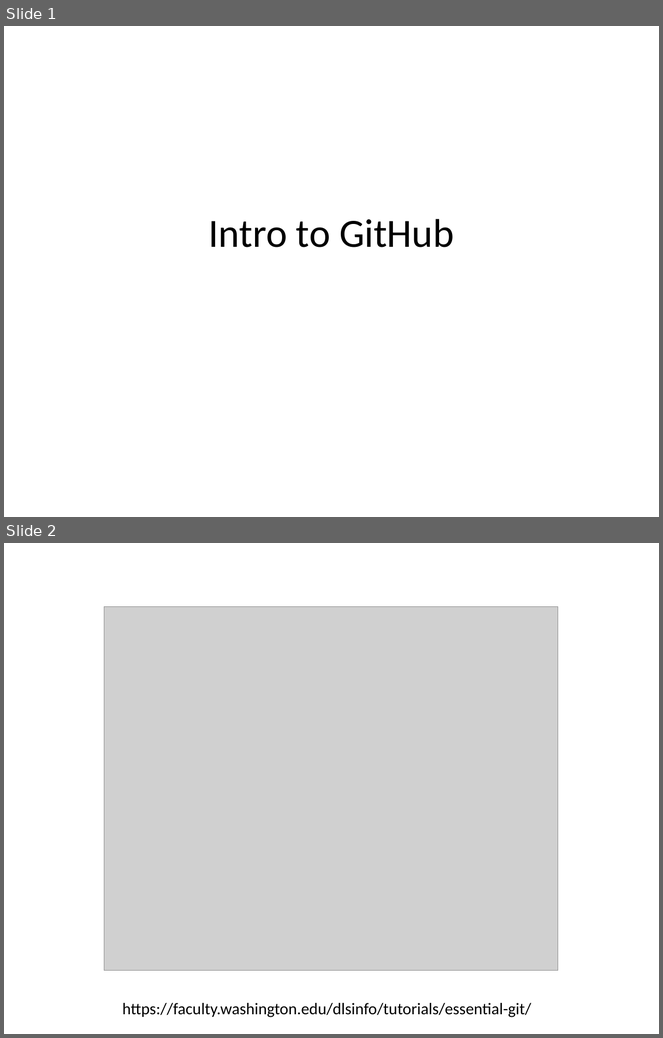
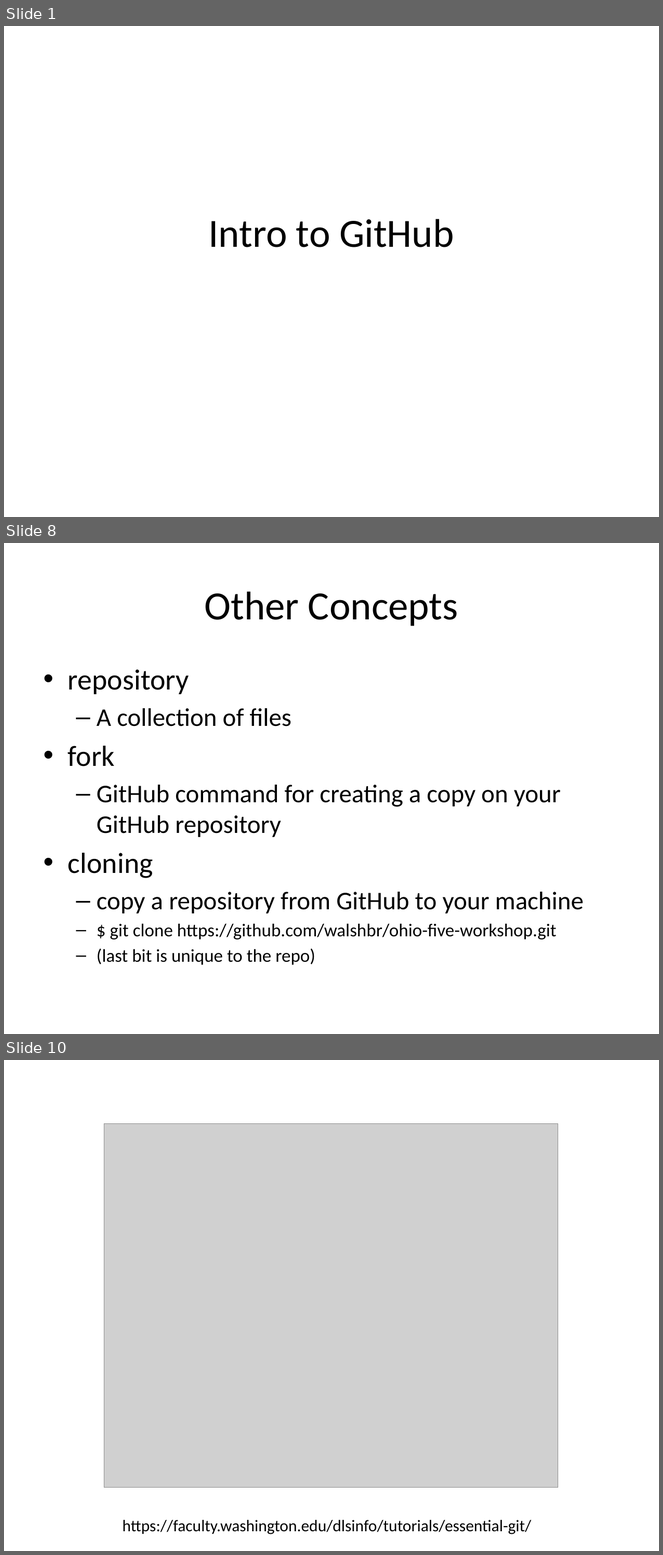
Before and after one commit to humanitiesprogramming/slides, a slide deck: 2018/misc/GitHub Intro.pptx. Shown one above the other, each under a label of ours: slides 1 and 2 before the commit, slides 1, 8 and 10 after it; the slides between them are not shown. The pictures are 663x1038 and 663x1555 pixels, drawn with LibreOffice and Linux fonts; fonts in the diff are those of the drawing; grey boxes stand for pictures. Boxes give left, top, right and bottom in pixels: in the first picture for what was removed or moved away, otherwise in the second. Text is boxed around its words. In the diff, an @@ line names an element or a change of style, - is before the commit and + after.

Commit message:
GitHub slides

```diff
--- a/2018/misc/GitHub Intro.pptx
+++ b/2018/misc/GitHub Intro.pptx
@@ slide 8 added at (4, 543, 659, 1034), background #FFFFFF @@
@@ title added at (204, 591, 458, 626), 44 pt, text #000000 @@
+Other Concepts
@@ text added at (68, 669, 584, 965), 28 pt, text #000000 @@
+• repository
+  – A collection of files
+• fork
+  – GitHub command for creating a copy on your GitHub repository
+• cloning
+  – copy a repository from GitHub to your machine
+  – $ git clone https://github.com/walshbr/ohio-five-workshop.git
+  – (last bit is unique to the repo)
@@ what was slide 2 is now slide 10 @@
```
Also in this commit, not shown: 10 other slides added.
